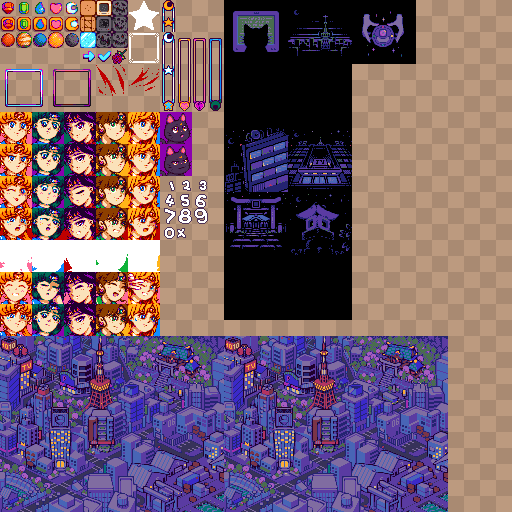
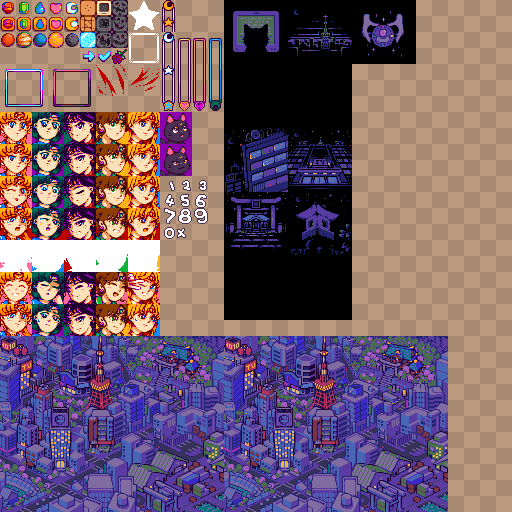
Layered file, before and after one edit (w=512, h=512). Changes by layer:
added layer "Layer 51 copy 2" in group "shrine" over box(302, 225, 349, 240)
hid "Layer 51 copy", painted on it over box(302, 225, 349, 240)
painted on "Layer 57 copy 2" over box(288, 151, 352, 174)
painted on "BACKGROUNDS copy" over box(352, 379, 448, 512)
painted on "main story copy" over box(128, 379, 224, 512)
